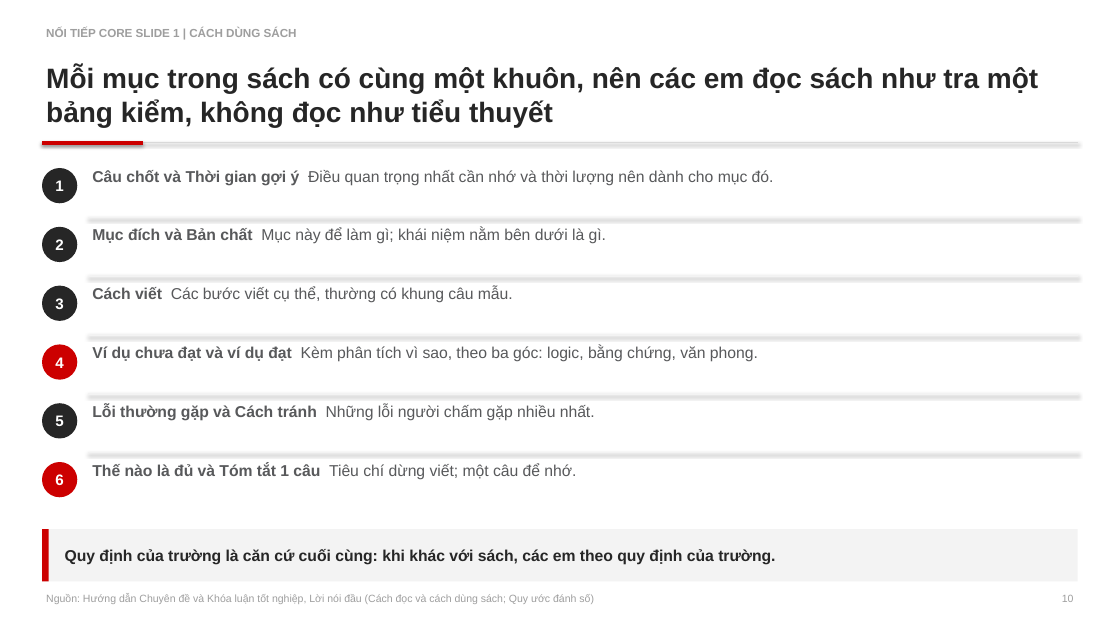
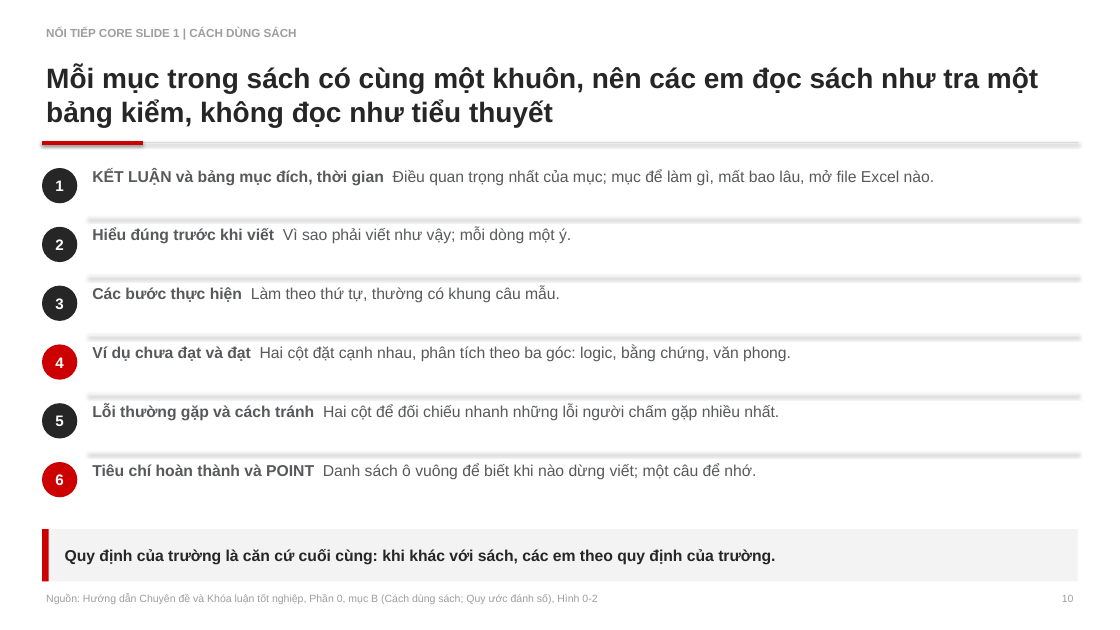
Before and after one commit to johnneinadlerr0353-bot/sachhuongdan, a slide deck: slide 10 of Core_Slide_2_HD2_Bain.pptx. Drawn at 1120x630 pixels with LibreOffice and Linux fonts; fonts in the diff are those of the drawing. Boxes give left, top, right and bottom in pixels: in the first picture for what was removed or moved away, otherwise in the second. Text is boxed around its words. In the diff, an @@ line names an element or a change of style, - is before the commit and + after.

```diff
--- a/Core_Slide_2_HD2_Bain.pptx
+++ b/Core_Slide_2_HD2_Bain.pptx
@@ text at [92, 169, 934, 186]: text changed @@
-Câu chốt và Thời gian gợi ý Điều quan trọng nhất cần nhớ và thời lượng nên dành cho mục đó.
+KẾT LUẬN và bảng mục đích, thời gian Điều quan trọng nhất của mục; mục để làm gì, mất bao lâu, mở file Excel nào.
@@ text at [92, 228, 571, 244]: text changed @@
-Mục đích và Bản chất Mục này để làm gì; khái niệm nằm bên dưới là gì.
+Hiểu đúng trước khi viết Vì sao phải viết như vậy; mỗi dòng một ý.
@@ text at [92, 286, 560, 303]: text changed @@
-Cách viết Các bước viết cụ thể, thường có khung câu mẫu.
+Các bước thực hiện Làm theo thứ tự, thường có khung câu mẫu.
@@ text at [92, 345, 791, 362]: text changed @@
-Ví dụ chưa đạt và ví dụ đạt Kèm phân tích vì sao, theo ba góc: logic, bằng chứng, văn phong.
+Ví dụ chưa đạt và đạt Hai cột đặt cạnh nhau, phân tích theo ba góc: logic, bằng chứng, văn phong.
@@ text at [92, 404, 779, 421]: text changed @@
-Lỗi thường gặp và Cách tránh Những lỗi người chấm gặp nhiều nhất.
+Lỗi thường gặp và cách tránh Hai cột để đối chiếu nhanh những lỗi người chấm gặp nhiều nhất.
@@ text at [92, 463, 756, 480]: text changed @@
-Thế nào là đủ và Tóm tắt 1 câu Tiêu chí dừng viết; một câu để nhớ.
+Tiêu chí hoàn thành và POINT Danh sách ô vuông để biết khi nào dừng viết; một câu để nhớ.
@@ text at [46, 594, 597, 604]: text changed @@
-Nguồn: Hướng dẫn Chuyên đề và Khóa luận tốt nghiệp, Lời nói đầu (Cách đọc và cách dùng sách; Quy ước đánh số)
+Nguồn: Hướng dẫn Chuyên đề và Khóa luận tốt nghiệp, Phần 0, mục B (Cách dùng sách; Quy ước đánh số), Hình 0-2
```
Also in this commit, not shown: 117 other slides changed, 4 other files.
